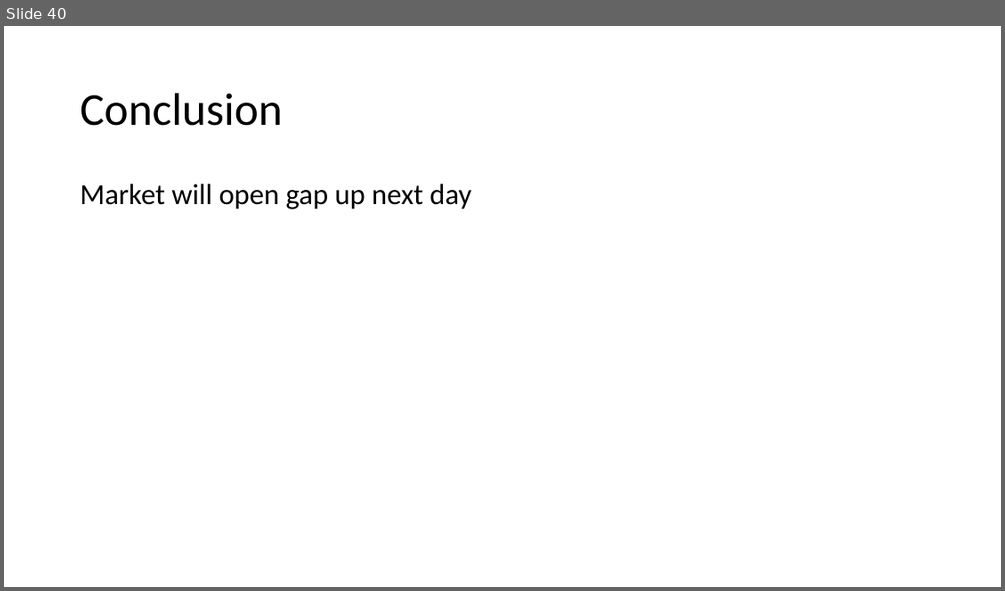
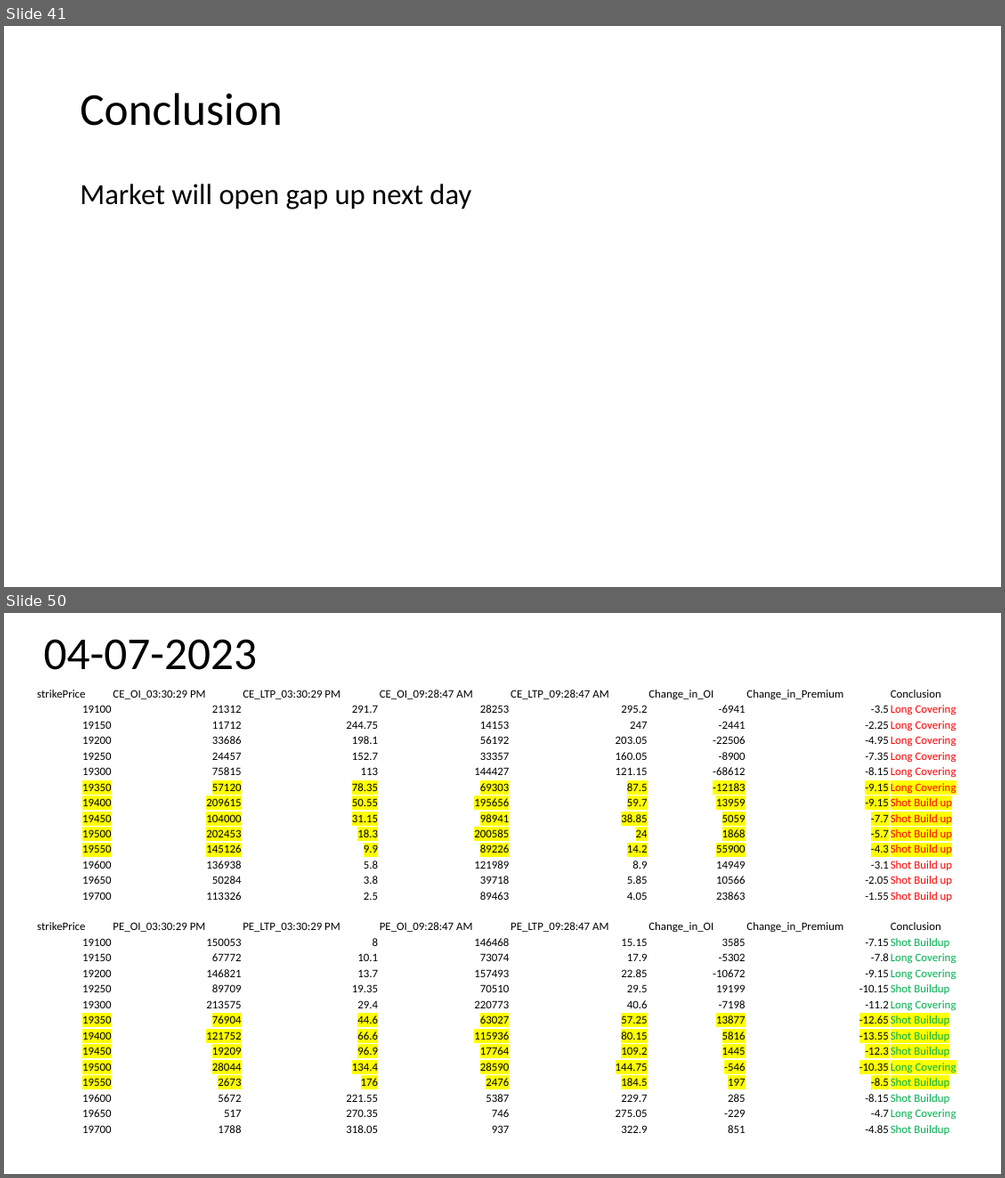
Before and after one commit to ashu433/Trading_codes, a slide deck: gap_up_and_gap_down.pptx. Shown one above the other, each under a label of ours: slide 40 before the commit, slides 41 and 50 after it; the slides between them are not shown. The pictures are 1005x591 and 1005x1178 pixels, drawn with LibreOffice and Linux fonts; fonts in the diff are those of the drawing. Boxes give left, top, right and bottom in pixels: in the first picture for what was removed or moved away, otherwise in the second. Text is boxed around its words. In the diff, an @@ line names an element or a change of style, - is before the commit and + after.

```diff
--- a/gap_up_and_gap_down.pptx
+++ b/gap_up_and_gap_down.pptx
@@ slide 50 added at bbox=[4, 613, 1001, 1174], background #FFFFFF @@
@@ title added at bbox=[44, 639, 257, 670], 44 pt, text #000000 @@
+04-07-2023
@@ table added at bbox=[36, 685, 989, 905], 14 rows, 8 columns @@
+strikePrice | CE_OI_03:30:29 PM | CE_LTP_03:30:29 PM | CE_OI_09:28:47 AM | CE_LTP_09:28:47 AM | Change_in_OI | Change_in_Premium | Conclusion
+19100 | 21312 | 291.7 | 28253 | 295.2 | -6941 | -3.5 | Long Covering
+19150 | 11712 | 244.75 | 14153 | 247 | -2441 | -2.25 | Long Covering
+19200 | 33686 | 198.1 | 56192 | 203.05 | -22506 | -4.95 | Long Covering
+19250 | 24457 | 152.7 | 33357 | 160.05 | -8900 | -7.35 | Long Covering
+19300 | 75815 | 113 | 144427 | 121.15 | -68612 | -8.15 | Long Covering
+19350 | 57120 | 78.35 | 69303 | 87.5 | -12183 | -9.15 | Long Covering
+19400 | 209615 | 50.55 | 195656 | 59.7 | 13959 | -9.15 | Shot Build up
+19450 | 104000 | 31.15 | 98941 | 38.85 | 5059 | -7.7 | Shot Build up
+19500 | 202453 | 18.3 | 200585 | 24 | 1868 | -5.7 | Shot Build up
+19550 | 145126 | 9.9 | 89226 | 14.2 | 55900 | -4.3 | Shot Build up
+19600 | 136938 | 5.8 | 121989 | 8.9 | 14949 | -3.1 | Shot Build up
+19650 | 50284 | 3.8 | 39718 | 5.85 | 10566 | -2.05 | Shot Build up
+19700 | 113326 | 2.5 | 89463 | 4.05 | 23863 | -1.55 | Shot Build up
@@ table added at bbox=[36, 918, 989, 1138], 14 rows, 8 columns @@
+strikePrice | PE_OI_03:30:29 PM | PE_LTP_03:30:29 PM | PE_OI_09:28:47 AM | PE_LTP_09:28:47 AM | Change_in_OI | Change_in_Premium | Conclusion
+19100 | 150053 | 8 | 146468 | 15.15 | 3585 | -7.15 | Shot Buildup
+19150 | 67772 | 10.1 | 73074 | 17.9 | -5302 | -7.8 | Long Covering
+19200 | 146821 | 13.7 | 157493 | 22.85 | -10672 | -9.15 | Long Covering
+19250 | 89709 | 19.35 | 70510 | 29.5 | 19199 | -10.15 | Shot Buildup
+19300 | 213575 | 29.4 | 220773 | 40.6 | -7198 | -11.2 | Long Covering
+19350 | 76904 | 44.6 | 63027 | 57.25 | 13877 | -12.65 | Shot Buildup
+19400 | 121752 | 66.6 | 115936 | 80.15 | 5816 | -13.55 | Shot Buildup
+19450 | 19209 | 96.9 | 17764 | 109.2 | 1445 | -12.3 | Shot Buildup
+19500 | 28044 | 134.4 | 28590 | 144.75 | -546 | -10.35 | Long Covering
+19550 | 2673 | 176 | 2476 | 184.5 | 197 | -8.5 | Shot Buildup
+19600 | 5672 | 221.55 | 5387 | 229.7 | 285 | -8.15 | Shot Buildup
+19650 | 517 | 270.35 | 746 | 275.05 | -229 | -4.7 | Long Covering
+19700 | 1788 | 318.05 | 937 | 322.9 | 851 | -4.85 | Shot Buildup
@@ what was slide 40 is now slide 41 @@
```
Also in this commit, not shown: 3 slides changed, 20 other slides added, 16 other files.
